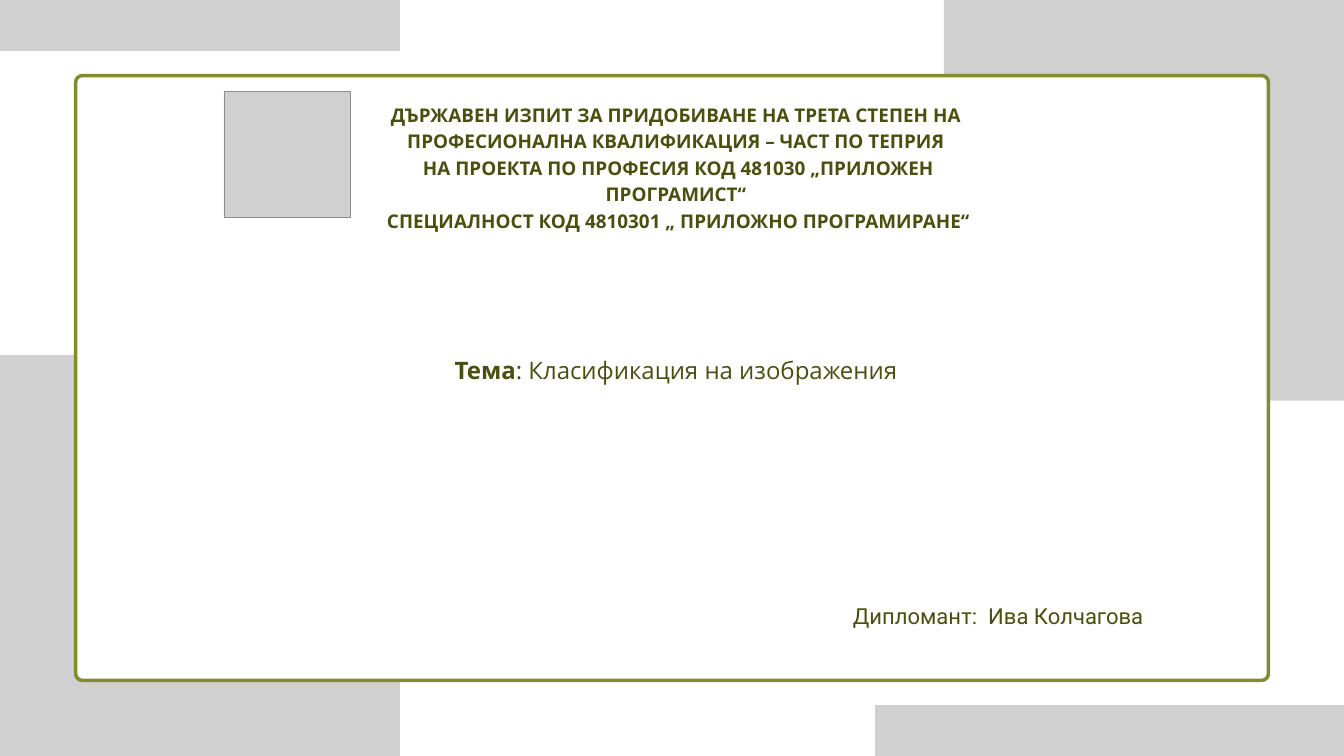
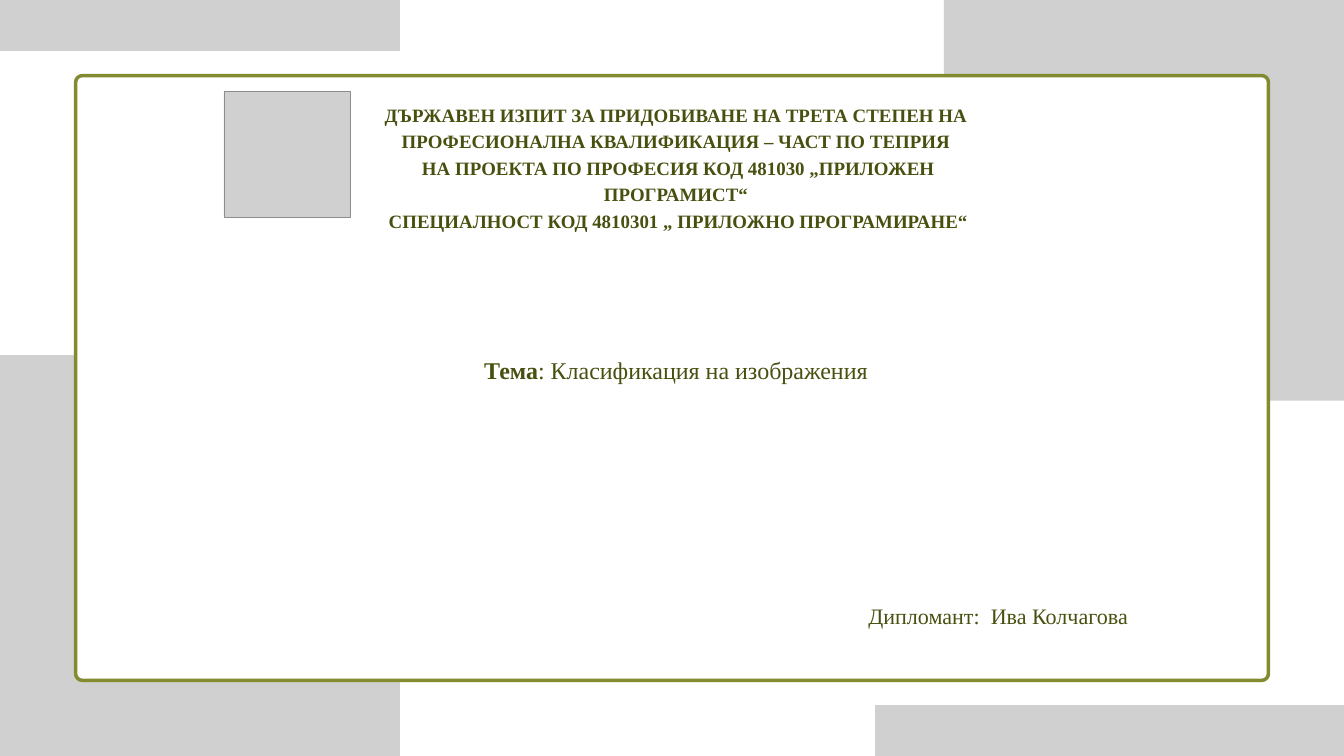
Before and after one commit to pgee-dzi2024/ThemePP_2602, a slide deck: slide 1 of DR/презентация.pptx. Drawn at 1344x756 pixels with LibreOffice and Linux fonts; fonts in the diff are those of the drawing; grey boxes stand for pictures. Boxes give left, top, right and bottom in pixels: in the first picture for what was removed or moved away, otherwise in the second. Text is boxed around its words. In the diff, an @@ line names an element or a change of style, - is before the commit and + after.

```diff
--- a/DR/презентация.pptx
+++ b/DR/презентация.pptx
@@ text "ДЪРЖАВЕН ИЗПИТ ЗА ПРИДОБИВАНЕ НА ..." at box(385, 109, 967, 232): font Open Sans to Times New Roman @@
@@ text "Тема: Класификация на изображения" at box(484, 362, 868, 384): font Open Sans to Times New Roman @@
@@ text "Дипломант: Ива Колчагова" at box(868, 609, 1128, 629): font Roboto to Times New Roman @@
```
Also in this commit, not shown: 6 other slides changed, 2 slides added, 2 slides removed.
